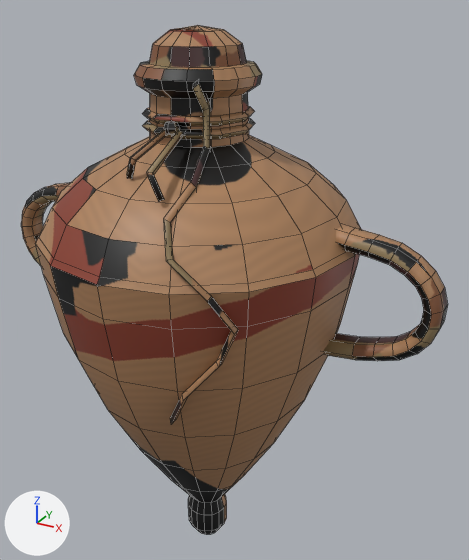
What one commit did to the FBX model Assets/Models/ArtBible/Items/Bronze/SealedAmphora/SealedAmphora.fbx.
The view is the same before and after, from a 50 mm lens placed at (0.346, -0.557, 0.646), pointed at (0.022, 0.033, 0.351). Lighting does not change. The marker at lower left points along +X, +Y and +Z. The picture after the commit comes second. Mesh edges are drawn as thin lines.

Objects in the first picture: 'SealedAmphora'.
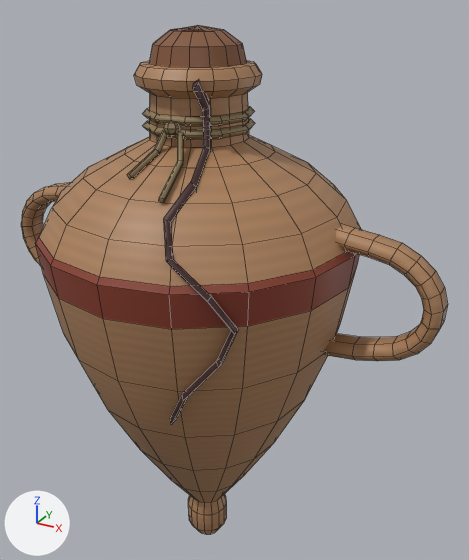
What changed in the scene script:
```text
Change me_sealedamphora:
    where me_sealedamphora.from_pydata(...)  # 734 vertices, 738 faces; spans x -0.258..0.258, y -0.17..0.17, z 0.0..0.62
    used by ob_sealedamphora; location = (0.0, 0.0, 0.0)
    me_sealedamphora part 1
    me_sealedamphora.vertices[651].co: (0.013, -0.057, 0.533) -> (0.013, -0.059, 0.532)  # pixel (178, 130) -> pixel (177, 132)
    me_sealedamphora.vertices[656].co: (0.015, -0.055, 0.527) -> (0.015, -0.053, 0.528)  # pixel (182, 136) -> pixel (182, 135)
    me_sealedamphora.vertices[661].co: (-0.016, -0.099, 0.495) -> (-0.015, -0.098, 0.498)  # pixel (127, 178) -> pixel (129, 174)
    me_sealedamphora.vertices[666].co: (-0.016, -0.093, 0.495) -> (-0.017, -0.094, 0.492)  # not seen -> pixel (129, 179)
    me_sealedamphora.vertices[670].co: (-0.012, -0.098, 0.514) -> (-0.012, -0.061, 0.514)  # pixel (130, 157) -> pixel (154, 149)
    me_sealedamphora.vertices[671].co: (-0.008, -0.102, 0.514) -> (-0.008, -0.064, 0.515)  # pixel (131, 157) -> pixel (155, 149)
    me_sealedamphora.vertices[675].co: (-0.006, -0.098, 0.511) -> (-0.006, -0.061, 0.511)  # pixel (136, 160) -> pixel (160, 152)
    me_sealedamphora.vertices[676].co: (-0.01, -0.094, 0.511) -> (-0.01, -0.058, 0.51)  # pixel (135, 160) -> not seen
    me_sealedamphora.vertices[678].co: (-0.001, -0.058, 0.533) -> (-0.002, -0.06, 0.531)  # pixel (165, 129) -> pixel (163, 131)
    me_sealedamphora.vertices[680].co: (-0.003, -0.055, 0.527) -> (-0.002, -0.053, 0.529)  # pixel (165, 134) -> not seen
    me_sealedamphora.vertices[682].co: (0.024, -0.114, 0.505) -> (0.024, -0.069, 0.505)  # pixel (153, 175) -> pixel (182, 164)
    me_sealedamphora.vertices[683].co: (0.026, -0.118, 0.509) -> (0.026, -0.071, 0.509)  # pixel (152, 172) -> pixel (183, 161)
    me_sealedamphora.vertices[684].co: (0.022, -0.122, 0.51) -> (0.022, -0.073, 0.51)  # pixel (146, 172) -> pixel (177, 160)
    me_sealedamphora.vertices[685].co: (0.02, -0.118, 0.506) -> (0.02, -0.071, 0.506)  # pixel (146, 174) -> pixel (177, 163)
    me_sealedamphora.vertices[686].co: (0.032, -0.113, 0.485) -> (0.033, -0.114, 0.482)  # pixel (163, 199) -> pixel (163, 203)
    me_sealedamphora.vertices[688].co: (0.032, -0.119, 0.485) -> (0.031, -0.118, 0.488)  # pixel (158, 201) -> pixel (158, 197)
    me_sealedamphora part 2: texture (UV) coordinates of 738 of 738 faces, centred in x -0.258..0.258, y -0.162..0.162, z 0.004..0.618, changed; they spanned u 0.0..1.0, v 0.0..1.0 and now span u 0.0..1.0, v 0.0..0.99
```

Changed parts and their boxes (x1, y1, x2, y2) in the pictures (469 x 560 px; the box of a moved part takes in the faces that stretch with it):
'SealedAmphora', reshaped, surface changed: (21, 25, 448, 535) in both
part 1 of me_sealedamphora, moved or reshaped: before (127, 130, 183, 202); after (127, 130, 183, 203)
part 2 of me_sealedamphora, surface changed: (23, 25, 448, 535) in both
